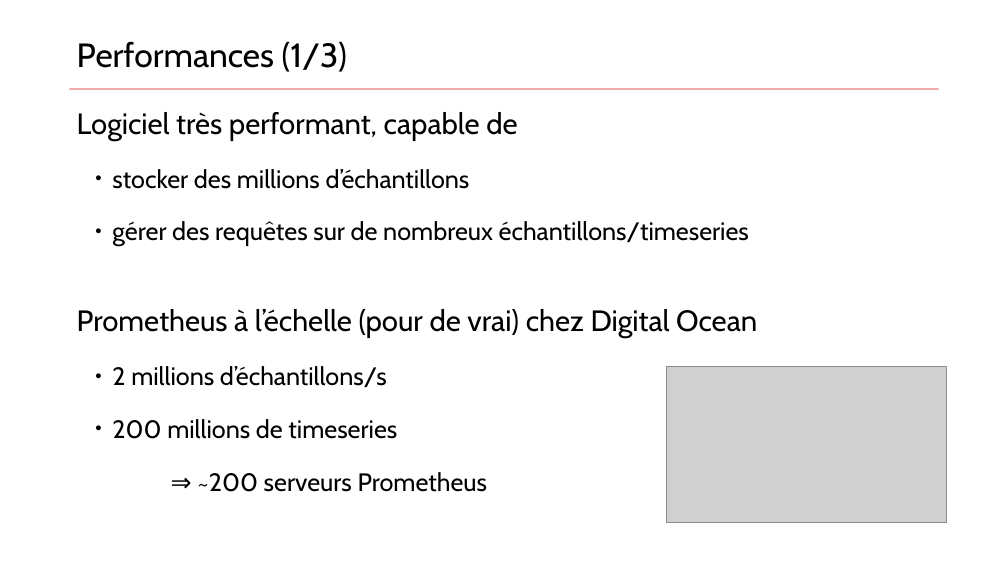
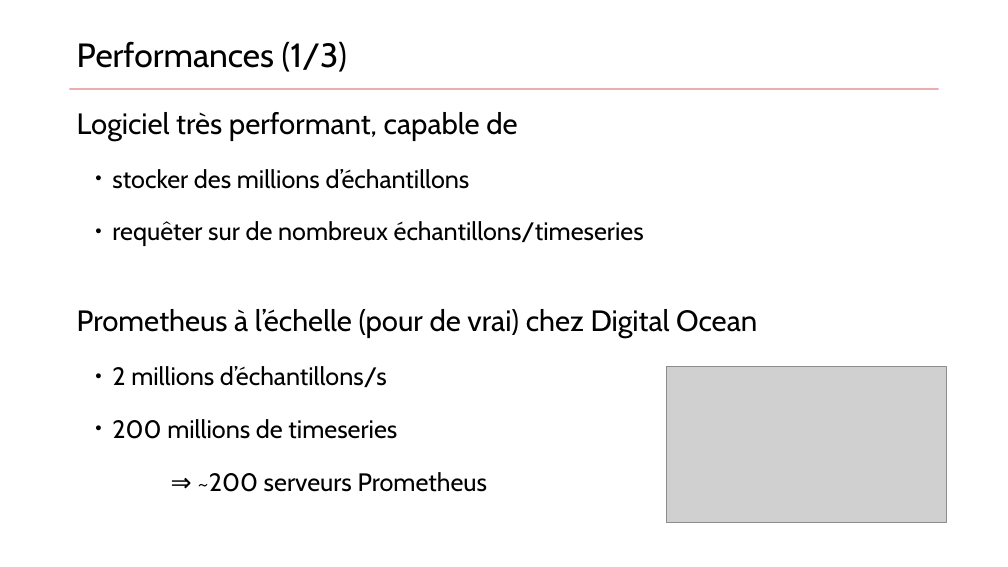
Before and after one commit to zwindler/cncf-meetup-bdx-2019-thanos, a slide deck: slide 11 of binaries/CNCF_meetup6_Thanos.pptx. Drawn at 1008x567 pixels with LibreOffice and Linux fonts; fonts in the diff are those of the drawing; grey boxes stand for pictures. Boxes give left, top, right and bottom in pixels: in the first picture for what was removed or moved away, otherwise in the second. Text is boxed around its words. In the diff, an @@ line names an element or a change of style, - is before the commit and + after.

```diff
--- a/binaries/CNCF_meetup6_Thanos.pptx
+++ b/binaries/CNCF_meetup6_Thanos.pptx
@@ text at box(112, 221, 644, 246): text changed @@
-  ● gérer des requêtes sur de nombreux échantillons/timeseries
+  ● requêter sur de nombreux échantillons/timeseries
```
Also in this commit, not shown: 6 other slides changed.
